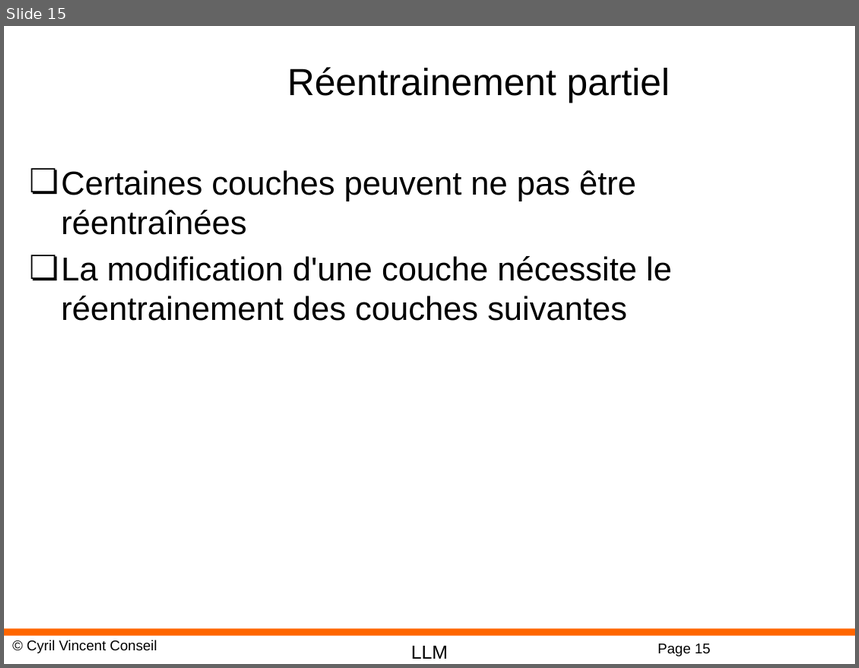
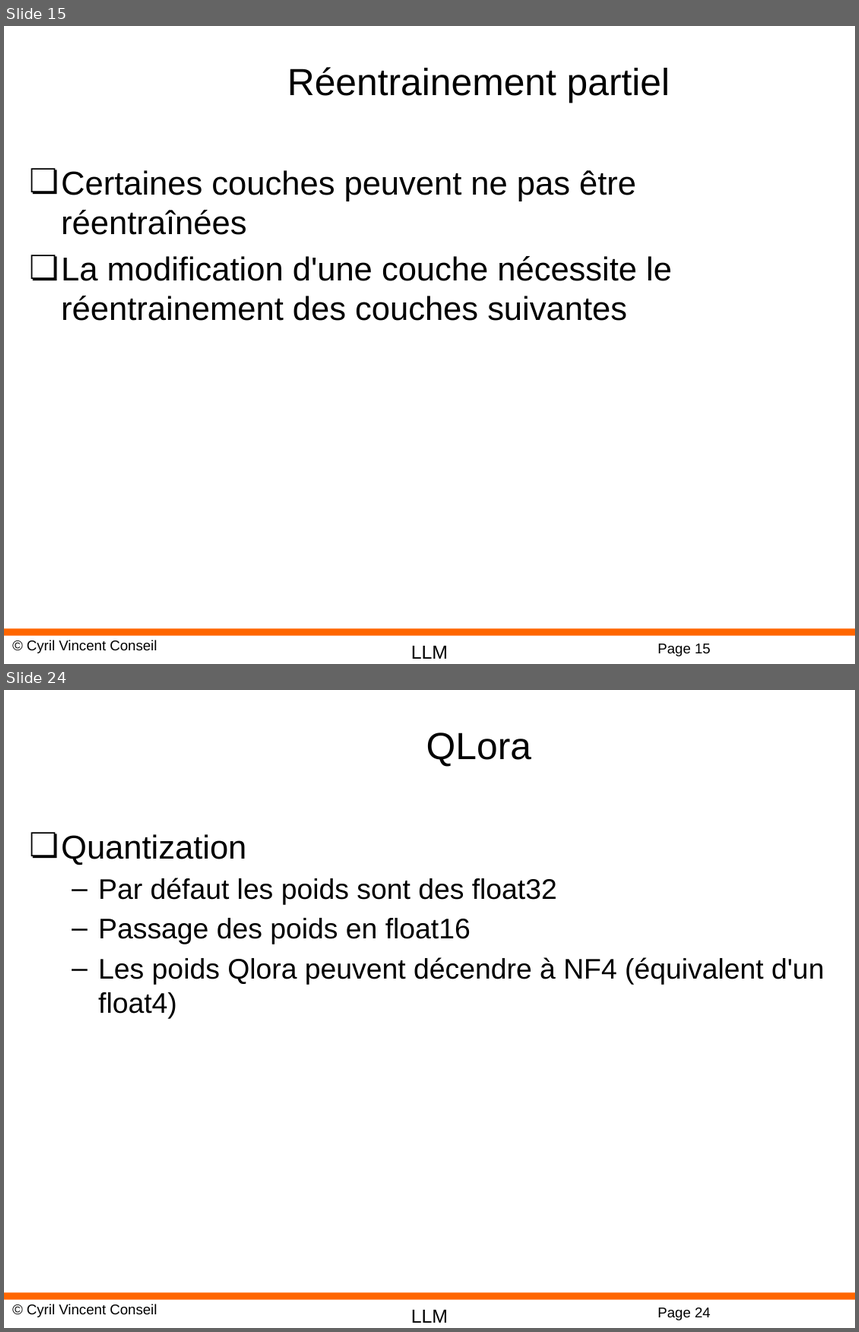
Before and after one commit to cyrilvincent/rag, a slide deck: ppt/RAG13-FineTuning.pptx. Shown one above the other, each under a label of ours: slide 15 before the commit, slides 15 and 24 after it; the slides between them are not shown. The pictures are 859x668 and 859x1332 pixels, drawn with LibreOffice and Linux fonts; fonts in the diff are those of the drawing; background and template pictures are left out. Boxes give left, top, right and bottom in pixels: in the first picture for what was removed or moved away, otherwise in the second. Text is boxed around its words. In the diff, an @@ line names an element or a change of style, - is before the commit and + after.

```diff
--- a/ppt/RAG13-FineTuning.pptx
+++ b/ppt/RAG13-FineTuning.pptx
@@ slide 24 added at (x1=4, y1=690, x2=855, y2=1328), background #FFFFFF; not listed: 4 template elements that a slide beside it also shows @@
@@ title added at (x1=427, y1=733, x2=531, y2=767), 32 pt, text #000000 @@
+QLora
@@ text added at (x1=61, y1=834, x2=824, y2=1018), 24 pt, text #000000 @@
+❏ Quantization
+  – Par défaut les poids sont des float32
+  – Passage des poids en float16
+  – Les poids Qlora peuvent décendre à NF4 (équivalent d'un float4)
```
Also in this commit, not shown: 8 other slides added, 34 other files.
